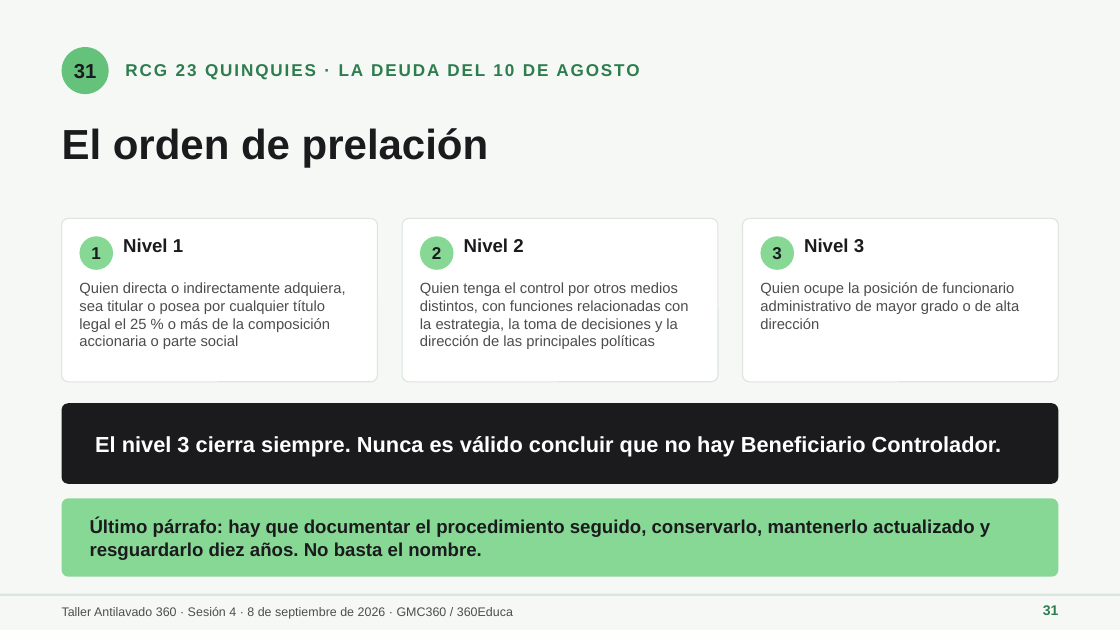
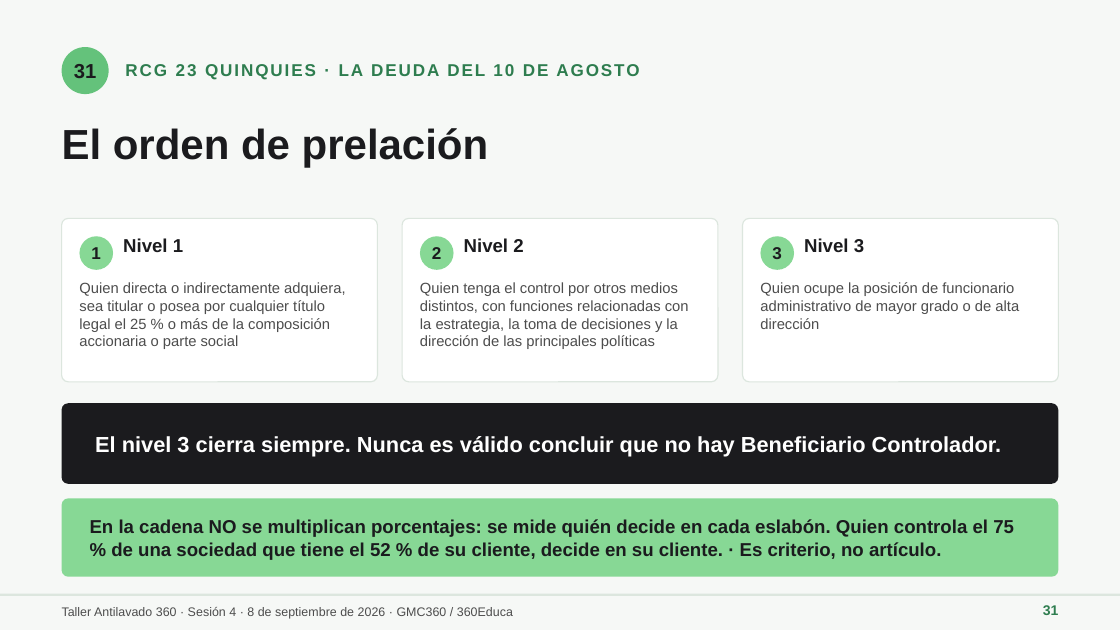
Before and after one commit to maribelvazquez/S01-TAV-IDENTIFICACION, a slide deck: slide 31 of s04/descargables/S04_ALU_01_Presentacion.pptx. Drawn at 1120x630 pixels with LibreOffice and Linux fonts; fonts in the diff are those of the drawing. Boxes give left, top, right and bottom in pixels: in the first picture for what was removed or moved away, otherwise in the second. Text is boxed around its words. In the diff, an @@ line names an element or a change of style, - is before the commit and + after.

```diff
--- a/s04/descargables/S04_ALU_01_Presentacion.pptx
+++ b/s04/descargables/S04_ALU_01_Presentacion.pptx
@@ text at <box>90,519,1014,560</box>: text changed @@
-Último párrafo: hay que documentar el procedimiento seguido, conservarlo, mantenerlo actualizado y resguardarlo diez años. No basta el nombre.
+En la cadena NO se multiplican porcentajes: se mide quién decide en cada eslabón. Quien controla el 75 % de una sociedad que tiene el 52 % de su cliente, decide en su cliente. · Es criterio, no artículo.
```
Also in this commit, not shown: 17 other slides changed, 1 slide added, 8 other files.
